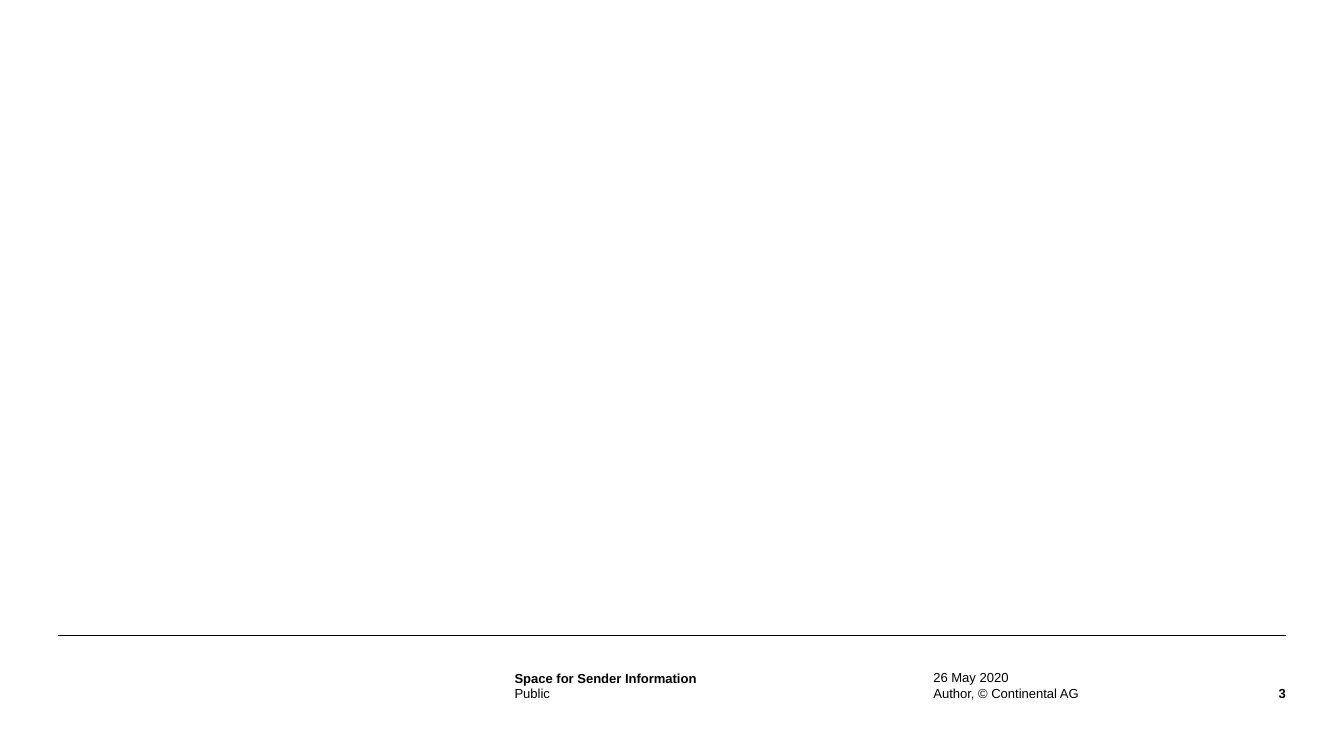
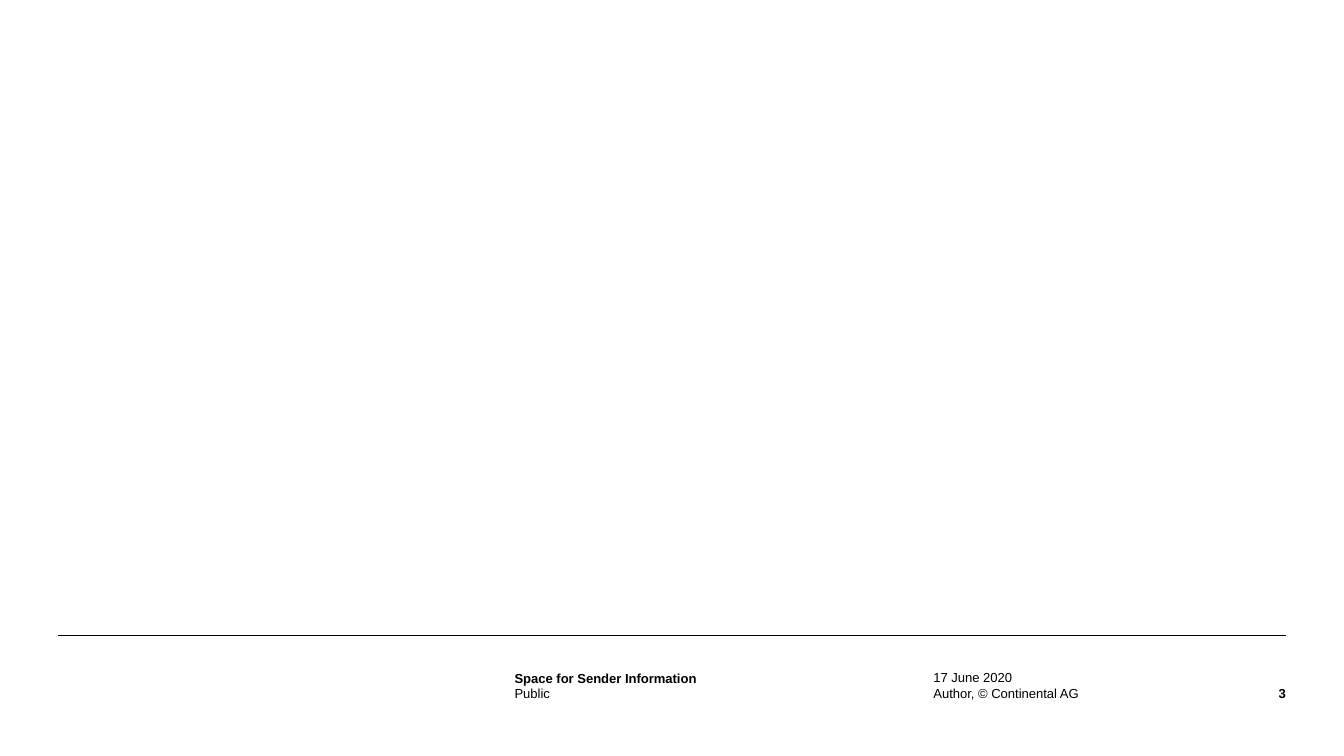
Before and after one commit to lfc-256/ControlBDA, a slide deck: slide 3 of External/Knowledg_sharing/Lateral Control Passenger Cars with Trailer.pptx. Drawn at 1344x756 pixels with LibreOffice and Linux fonts; fonts in the diff are those of the drawing; grey boxes stand for pictures; background and template pictures are left out. Boxes give left, top, right and bottom in pixels: in the first picture for what was removed or moved away, otherwise in the second. Text is boxed around its words. In the diff, an @@ line names an element or a change of style, - is before the commit and + after.

```diff
--- a/External/Knowledg_sharing/Lateral Control Passenger Cars with Trailer.pptx
+++ b/External/Knowledg_sharing/Lateral Control Passenger Cars with Trailer.pptx
@@ text at (933, 673, 1012, 682): text changed @@
-26 May 2020
+17 June 2020
```
Also in this commit, not shown: 2 other slides changed, 8 slides added.
